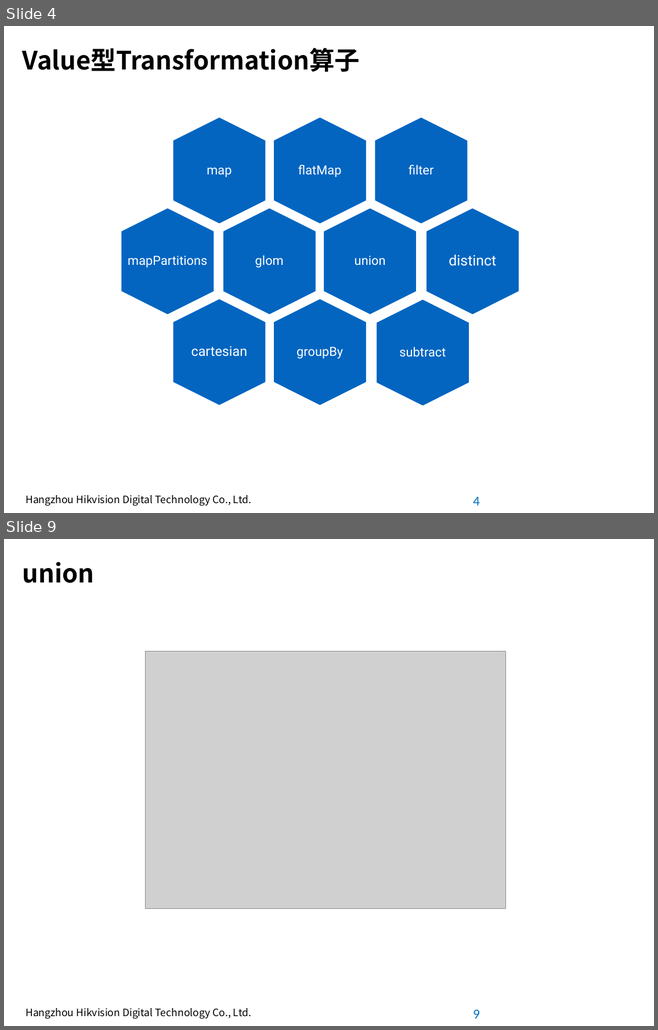
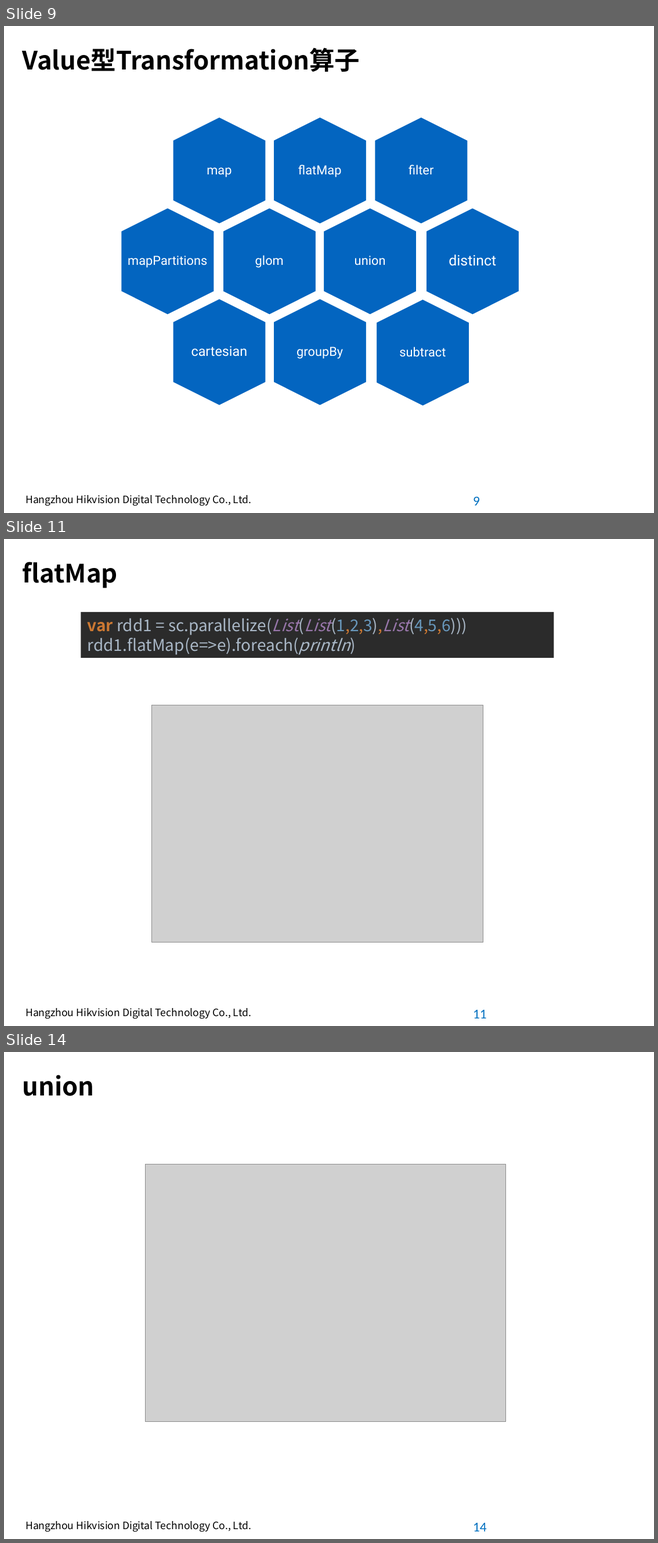
Before and after one commit to pcalpha/Learning, a slide deck: Scala/Spark常用算子.pptx. Shown one above the other, each under a label of ours: slides 4 and 9 before the commit, slides 9, 11 and 14 after it; the slides between them are not shown. The pictures are 658x1030 and 658x1543 pixels, drawn with LibreOffice and Linux fonts; fonts in the diff are those of the drawing; grey boxes stand for pictures; background and template pictures are left out. Boxes give left, top, right and bottom in pixels: in the first picture for what was removed or moved away, otherwise in the second. Text is boxed around its words. In the diff, an @@ line names an element or a change of style, - is before the commit and + after.

```diff
--- a/Scala/Spark常用算子.pptx
+++ b/Scala/Spark常用算子.pptx
@@ slide 11 added at [4, 539, 654, 1026], background #FFFFFF; not listed: 2 template elements that a slide beside it also shows @@
@@ title added at [23, 562, 118, 588], 28 pt, text #000000, bold @@
+flatMap
@@ rectangle added at [81, 611, 554, 658], fill #2B2B2B, 18 pt, text #A9B7C6 @@
+var rdd1 = sc.parallelize(List(List(1,2,3),List(4,5,6)))
+rdd1.flatMap(e=>e).foreach(println)
@@ picture added at [151, 705, 482, 943] @@
@@ what was slide 4 is now slide 9 @@
@@ page number at [473, 497, 480, 506]: text changed @@
-4
+9
@@ what was slide 9 is now slide 14 @@
@@ page number at [473, 1523, 487, 1532]: text changed @@
-9
+14
```
Also in this commit, not shown: 9 slides changed, 12 other slides added, 8 slides removed.
